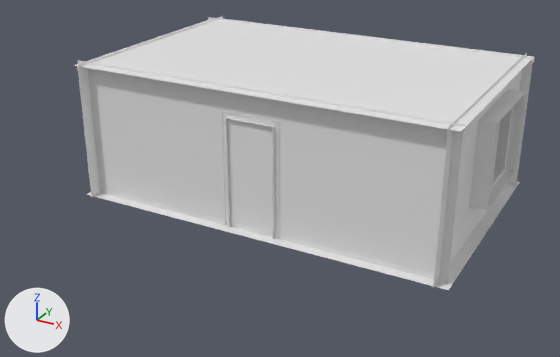
The FBX model rearWindowUnity/Assets/Models/room.fbx, before and after one commit.
Camera for both pictures: a camera (50 mm lens) standing at (74.4, -150.6, 75.1) and looking at (-1.5, -12.6, 6.2). Every picture has the same lights, and +X, +Y and +Z are marked at lower left. Where no turn or scale is listed for an object, it has been applied to the vertices.

In view in the first picture: 'door', 'doorway', 'floor', 'floor.001', 'wall', 'wall.001', 'wall.002', 'wall.003', 'window'.
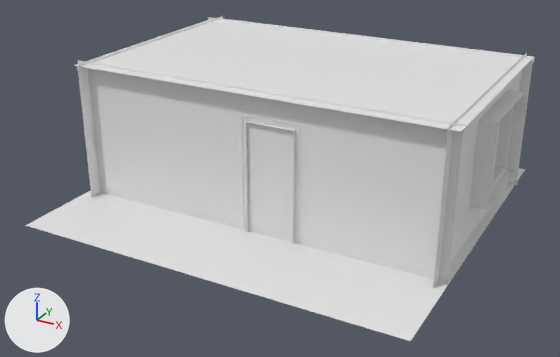
What differs and where, as boxes [x1, y1, x2, y2] in the pictures (560 x 357 px):
'floor', reshaped, moved
    before: [86, 182, 520, 290]
    after: [25, 168, 525, 341]
'door', moved
    before: [225, 117, 275, 239]
    after: [245, 121, 295, 244]
'doorway', moved
    before: [222, 111, 278, 226]
    after: [242, 115, 301, 230]

The change, as a list of edits to the scene's bpy script:
```text
Change me_plane:
    used by ob_floor; location = (0.0, 0.0, 0.0)
    remove me_plane.from_pydata(...)  # 4 vertices, 1 face; spans x -42.9..42.9, y -29.8..25.3, z 0.0
    add me_plane.from_pydata(...)  # 81 vertices, 64 faces; spans x -42.9..42.9, y -43.2..38.7, z 0.0
    me_plane part 1: the whole mesh is rebuilt
Change ob_doorway:
    ob_doorway.location: (0.2, -27.1, 0.0) -> (4.8, -27.1, 0.0)
Change ob_door:
    ob_door.location: (-5.2, -27.7, 10.7) -> (-0.6, -27.7, 10.7)
Change ob_floor:
    ob_floor.location: (0.0, 0.0, 0.0) -> (-0.6, -4.8, 0.0)
```
